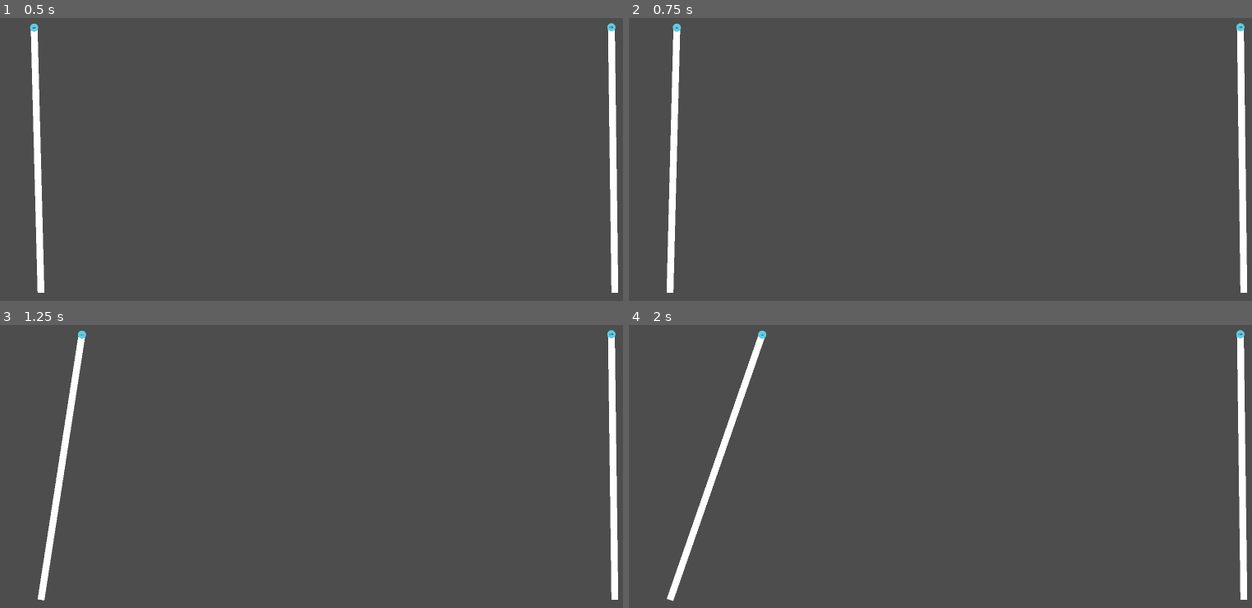
Above: before the commit, frames 1-4 (two rows, left to right).
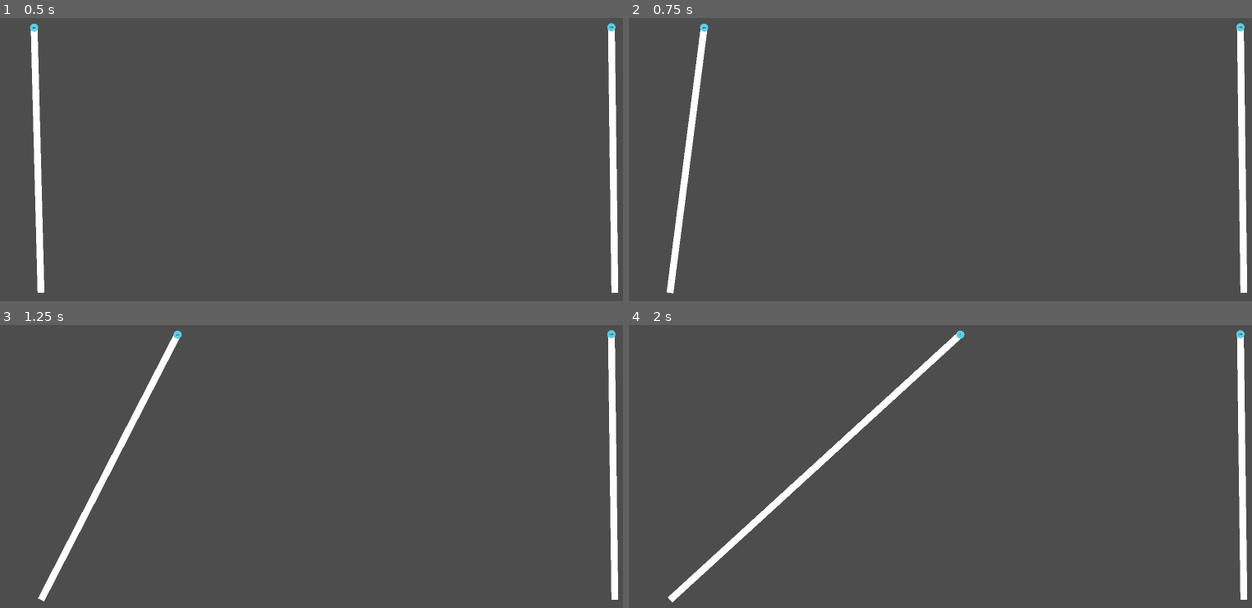
Above: after the commit, the same moments.

Repository: jrattur/GGJ-2024-RoughLaugh
Game: Godot game, scene res://GameScenes/Prefabs/StickProjector.tscn
Two runs of this game, one before a commit and one after it. Both use one fixed random seed, a clock stepped at 60 frames per second and the inputs below. This scene is started directly instead of the project's main scene.
Inputs:
- Up to frame 1 (0.5 s): no input
- Up to frame 2 (0.75 s): tap Enter (ui_accept) at 0.5 s; hold D (l_move_right) from 0.53 s (still down)
- Up to frame 3 (1.25 s): keep holding D (l_move_right); tap Enter (ui_accept) at 0.77 s
- Up to frame 4 (2 s): keep holding D (l_move_right); tap Enter (ui_accept) at 1.52 s

Frame 1 is identical in both runs. In frame 2, 2.0% of the frame differs, in the area x 6-13%, y 2-98%; in frame 3, 2.3%; in frame 4, 2.7%, in the area x 6-54%, y 2-98%.

Commit message:
Updated stick speed

Diff:
--- a/GGJ-2024-RoughLaugh/Meka/LeftChopstickHead.gd
+++ b/GGJ-2024-RoughLaugh/Meka/LeftChopstickHead.gd
@@ -1,6 +1,6 @@
 extends CharacterBody2D
 
-var SPEED = 200
+var SPEED = 600
 
 func _physics_process(delta):
 
--- a/GGJ-2024-RoughLaugh/Meka/RightChopstickHead.gd
+++ b/GGJ-2024-RoughLaugh/Meka/RightChopstickHead.gd
@@ -1,7 +1,7 @@
 extends CharacterBody2D
 
 
-var SPEED = 200  # Adjust the speed as needed
+var SPEED = 600  # Adjust the speed as needed
 
 func _physics_process(delta):
 
